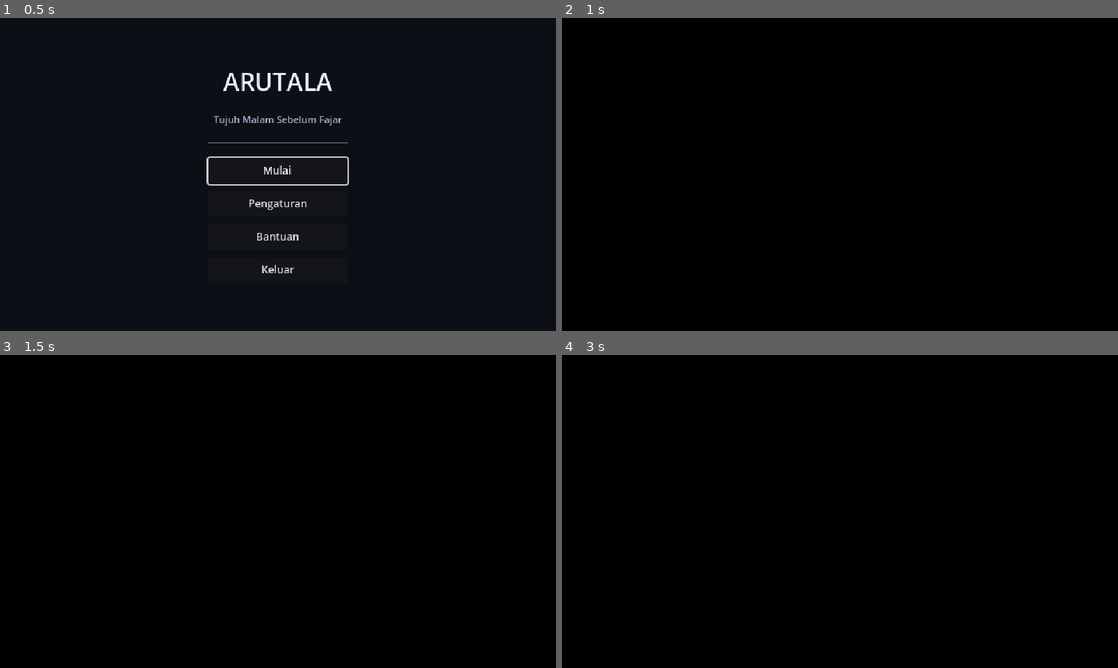
Above: before the commit, frames 1-4 (two rows, left to right).
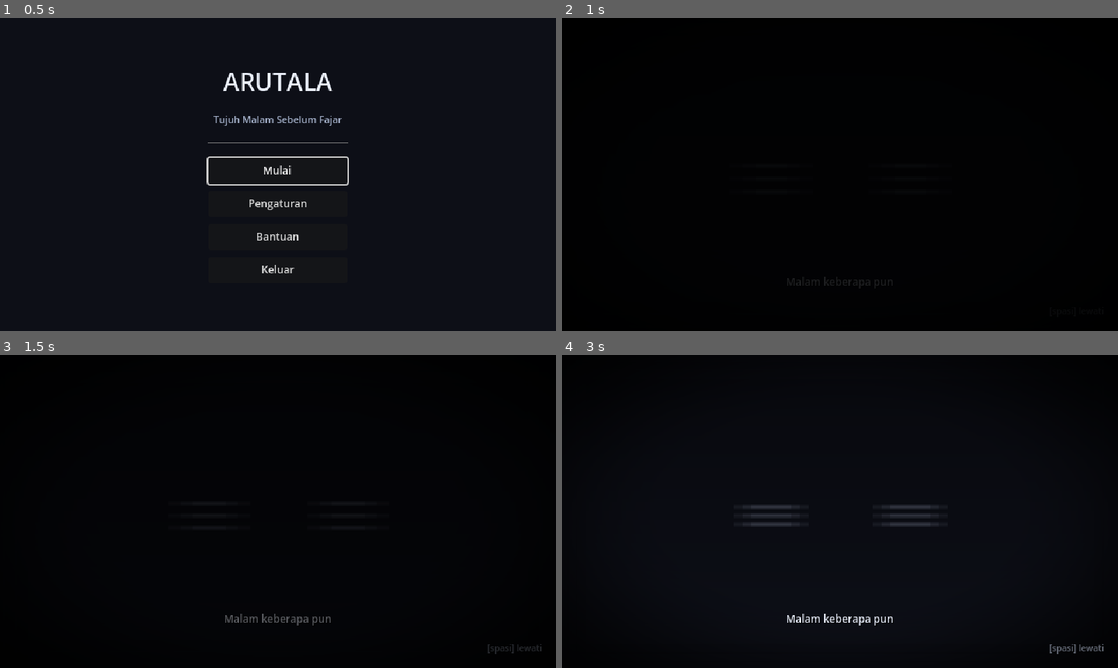
Above: after the commit, the same moments.

Repository: Zenixu/SevenMoons
Game: Godot game, scene res://scenes/main_menu/main_menu.tscn
The game is run twice, just before and just after one commit, with the same random seed, the same clock (stepped at 60 frames per second) and the same inputs.
Inputs:
- Up to frame 1 (0.5 s): no input
- Up to frame 2 (1 s): click "Mulai" at 0.5 s
- Up to frame 3 (1.5 s): tap Enter (ui_accept) at 1.25 s; hold Right (ui_right) from 1.28 s (still down); tap E at 1.35 s
- Up to frame 4 (3 s): tap Enter (ui_accept) at 1.52, 2.27 s; release Right (ui_right) at 2.03 s; hold Down (ui_down) 2.03-2.78 s; tap Space at 2.1 s; hold Right (ui_right) from 2.78 s (still down); tap E at 2.85 s

Frame 1 is identical in both runs. In frame 2, 0.1% of the frame differs, in the area x 40-60%, y 82-87%; in frame 3, 0.3%; in frame 4, 1.7%, in the area x 30-98%, y 47-96%.

Commit message:
fix: intro cutscene benar-benar tampil (tirai hitam memudar) + lantai 5 harus jalan ke tengah lalu cutscene rooftop, pintu kaca pindah ke tengah lorong

Diff:
--- a/data/localization/id.csv
+++ b/data/localization/id.csv
@@ -155,3 +155,7 @@
 CORRIDOR_BALCONY_F5_OTHER,Bukan sekarang. Di lantai ini tidak ada pintu seperti itu.
 CORRIDOR_BALCONY_F5_LOCK,Pintu ini terkunci dari luar. Aku tidak punya alasan untuk membukanya malam ini.
 CORRIDOR_GO_BALCONY,Buka pintu kaca
+CORRIDOR_F5_HINT,Pintu kaca di tengah lorong. Di baliknya, atap gedung.
+CORRIDOR_F5_ROOF_1,Aku berjalan sampai ujung lorong. Di sini tidak ada lagi pintu — hanya kaca.
+CORRIDOR_F5_ROOF_2,Di balik kaca itu, atap gedung terbuka ke langit. Gerimis belum berhenti.
+CORRIDOR_F5_ROOF_3,Tanganku mendorong pintunya sebelum pikiranku sempat menahan.
--- a/scenes/corridor/corridor.tscn
+++ b/scenes/corridor/corridor.tscn
@@ -20,6 +20,9 @@
 
 [sub_resource type="RectangleShape2D" id="RectangleShape2D_inter"]
 size = Vector2(48, 48)
+
+[sub_resource type="RectangleShape2D" id="RectangleShape2D_roof"]
+size = Vector2(120, 110)
 
 [sub_resource type="RectangleShape2D" id="RectangleShape2D_player"]
 size = Vector2(16, 26)
@@ -81,7 +84,7 @@
 shape = SubResource("RectangleShape2D_inter")
 
 [node name="NeighborA" type="Area2D" parent="Interactables"]
-position = Vector2(432, 250)
+position = Vector2(412, 250)
 script = ExtResource("3_inter")
 object_id = "neighbor_a"
 
@@ -89,7 +92,7 @@
 shape = SubResource("RectangleShape2D_inter")
 
 [node name="NeighborB" type="Area2D" parent="Interactables"]
-position = Vector2(632, 250)
+position = Vector2(752, 250)
 script = ExtResource("3_inter")
 object_id = "neighbor_b"
 
@@ -105,7 +108,7 @@
 shape = SubResource("RectangleShape2D_inter")
 
 [node name="BalconyDoor" type="Area2D" parent="Interactables"]
-position = Vector2(1058, 250)
+position = Vector2(580, 250)
 script = ExtResource("3_inter")
 object_id = "balcony_door"
 
@@ -113,13 +116,19 @@
 shape = SubResource("RectangleShape2D_inter")
 
 [node name="Player" type="CharacterBody2D" parent="."]
-position = Vector2(200, 265)
+position = Vector2(150, 268)
 script = ExtResource("4_play")
 
 [node name="Visual" type="AnimatedSprite2D" parent="Player"]
 
 [node name="CollisionShape2D" type="CollisionShape2D" parent="Player"]
 shape = SubResource("RectangleShape2D_player")
+
+[node name="RoofTrigger" type="Area2D" parent="."]
+position = Vector2(580, 250)
+
+[node name="CollisionShape2D" type="CollisionShape2D" parent="RoofTrigger"]
+shape = SubResource("RectangleShape2D_roof")
 
 [node name="UI" type="CanvasLayer" parent="."]
 
--- a/scripts/systems/corridor_controller.gd
+++ b/scripts/systems/corridor_controller.gd
@@ -2,7 +2,10 @@
 ## Pemain keluar dari kamar, berkeliling lorong: pintu tetangga (tidak bisa
 ## dibuka, hanya bisa diketuk), tangga turun (jalan buntu), dan lift untuk
 ## naik lantai satu-satu (3 -> 4 -> 5) dengan dialog tiap lantai.
-## Di lantai 5 ada pintu kaca menuju balkon atap (adegan S04-S06).
+##
+## Lantai 5: pemain keluar lift di ujung kanan, lalu HARUS BERJALAN ke tengah
+## lorong. Saat tiba di pintu kaca atap, barulah cutscene menuju rooftop
+## (adegan S04-S06) dipicu.
 class_name CorridorController
 extends Node2D
 
@@ -13,6 +16,7 @@
 @onready var floor_label: Label = $UI/FloorLabel
 @onready var hint_label: Label = $UI/HintLabel
 @onready var interactables_parent: Node2D = $Interactables
+@onready var roof_trigger: Area2D = $RoofTrigger
 
 @export var auto_start: bool = true
 @export var navigate_scenes: bool = true
@@ -30,8 +34,16 @@
 	5: ["CORRIDOR_F5_ARRIVE", "CORRIDOR_F5_ARRIVE2", "CORRIDOR_F5_ARRIVE3"],
 }
 
+# Cutscene singkat saat tiba di pintu kaca atap (lantai 5)
+const ROOF_CUTSCENE: Array[String] = [
+	"CORRIDOR_F5_ROOF_1",
+	"CORRIDOR_F5_ROOF_2",
+	"CORRIDOR_F5_ROOF_3",
+]
+
 var _floor: int = 3
 var _is_busy: bool = false
+var _roof_entered: bool = false
 
 
 func _ready() -> void:
@@ -49,6 +61,10 @@
 		if child is Interactable:
 			child.player_interacted.connect(_on_object_interacted)
 
+	# Trigger atap hanya aktif di lantai 5
+	roof_trigger.monitoring = (_floor == FLOOR_MAX)
+	roof_trigger.body_entered.connect(_on_roof_trigger_entered)
+
 	if auto_start:
 		_announce_floor()
 
@@ -57,6 +73,7 @@
 func _place_player() -> void:
 	var from_elevator: bool = FlagStore.get_flag("corridor_from_elevator", false)
 	if from_elevator:
+		# Keluar lift di ujung kanan lorong; harus berjalan ke tengah (x~580)
 		player.position = Vector2(880, 268)
 		FlagStore.set_flag("corridor_from_elevator", false)
 	else:
@@ -81,6 +98,11 @@
 			await thought_box.text_completed
 			await get_tree().create_timer(1.3).timeout
 		thought_box.clear()
+
+	# Petunjuk halus khusus lantai 5: dorong pemain berjalan ke tengah
+	if _floor == FLOOR_MAX:
+		hint_label.text = tr("CORRIDOR_F5_HINT")
+		hint_label.visible = true
 
 	player.set_movement_enabled(true)
 
@@ -138,26 +160,55 @@
 	thought_box.clear()
 
 
+## Pintu kaca atap: di lantai 5 hanya menampilkan deskripsi (cutscene dipicu
+## saat pemain berjalan ke tengah). Di lantai lain sekadar catatan.
 func _handle_balcony_door() -> void:
 	if _floor != FLOOR_MAX:
 		await _say("CORRIDOR_BALCONY_F5_OTHER", 0.9)
 		thought_box.clear()
 		return
-	# Lantai 5: tawarkan ke balkon
 	await _say("CORRIDOR_BALCONY_F5_DOOR", 0.9)
-	var opts: Array = [
-		{"text": "CORRIDOR_GO_BALCONY"},
-		{"text": "UI_BACK"},
-	]
-	choice_menu.present_choices(opts, "normal")
-	var idx: int = await choice_menu.choice_made
-	if idx == 0:
-		FlagStore.set_flag("reached_floor5_balcony", true)
-		thought_box.clear()
-		await _go_to(BALCONY_SCENE)
-	else:
-		await _say("CORRIDOR_BALCONY_F5_LOCK", 0.9)
-		thought_box.clear()
+	thought_box.clear()
+
+
+## Berjalan ke tengah lorong di lantai 5 -> cutscene atap -> rooftop.
+func _on_roof_trigger_entered(body: Node2D) -> void:
+	if not body.is_in_group("player"):
+		return
+	if _floor != FLOOR_MAX or _roof_entered or _is_busy:
+		return
+	_roof_entered = true
+	roof_trigger.monitoring = false
+	await _start_rooftop_cutscene()
+
+
+func _start_rooftop_cutscene() -> void:
+	_is_busy = true
+	player.set_movement_enabled(false)
+	hint_label.visible = false
+
+	# Hentikan langkah, hadapkan pemain ke pintu kaca
+	player.velocity = Vector2.ZERO
+
+	# Efek dramatis: vignette menguat + hujan sedikit lebih keras
+	transition_layer.set_vignette(0.45, 1.5)
+	AudioManager.play_rain(1.5)
+
+	await get_tree().create_timer(0.6).timeout
+
+	# Dialog cutscene (beberapa baris, bukan satu-dua kata)
+	for line in ROOF_CUTSCENE:
+		thought_box.display_thought(line)
+		await thought_box.text_completed
+		await get_tree().create_timer(1.5).timeout
+	thought_box.clear()
+
+	FlagStore.set_flag("reached_floor5_balcony", true)
+
+	# Jeda hening, lalu fade ke rooftop
+	await get_tree().create_timer(0.8).timeout
+	_is_busy = false
+	await _go_to(BALCONY_SCENE)
 
 
 func _handle_elevator() -> void:
--- a/scripts/systems/intro_cutscene.gd
+++ b/scripts/systems/intro_cutscene.gd
@@ -56,6 +56,12 @@
 func play_intro() -> void:
 	AudioManager.play_rain(3.0)
 
+	# Layar mulai HITAM TOTAL, lalu perlahan "membuka mata":
+	# tirai hitam memudar sehingga panel pertama (mata terpejam, blur tinggi)
+	# muncul perlahan. Ini inti efek "bangun dari gelap".
+	var open_eyes := create_tween()
+	open_eyes.tween_property(fade_rect, "color:a", 0.0, 2.4)
+
 	for i in PANELS.size():
 		if _skipped:
 			break
--- a/tests/test_corridor.gd
+++ b/tests/test_corridor.gd
@@ -13,7 +13,7 @@
 	await _test_elevator_floor_progression()
 	await _test_neighbor_knock()
 	await _test_stairs_dead_end()
-	await _test_floor5_balcony_door()
+	await _test_floor5_rooftop_flow()
 
 	print("=== SEMUA TEST LORONG LULUS ===")
 	get_tree().quit(0)
@@ -105,43 +105,48 @@
 	print("    Tangga buntu: OK")
 
 
-## Lantai 5: pintu balkon menawarkan pilihan; lantai lain menolak.
-func _test_floor5_balcony_door() -> void:
-	print("  - Menguji pintu balkon lantai 5...")
+## Lantai 5: pemain keluar lift, BERJALAN ke tengah, lalu cutscene rooftop.
+func _test_floor5_rooftop_flow() -> void:
+	print("  - Menguji alur lantai 5: jalan ke tengah -> cutscene rooftop...")
 	var old_speed: float = SettingsManager.text_speed
 	SettingsManager.text_speed = 100.0
 
-	# Lantai 3: pintu balkon tidak membuka
+	# Lantai 3: trigger atap tidak boleh aktif
 	FlagStore.set_flag("corridor_floor", 3)
 	var c3: CorridorController = CORRIDOR_SCENE.instantiate()
 	c3.auto_start = false
 	c3.navigate_scenes = false
 	add_child(c3)
 	await get_tree().process_frame
+	assert(c3.roof_trigger.monitoring == false,
+		"atap: trigger harus mati di lantai 3")
 	await c3._handle_balcony_door()
 	assert(FlagStore.get_flag("reached_floor5_balcony", false) == false,
-		"balkon: tidak boleh terbuka di lantai 3")
+		"atap: tidak boleh terbuka di lantai 3")
 	c3.queue_free()
+	await get_tree().process_frame
 
-	# Lantai 5: pemain memilih "Buka pintu kaca" (opsi 0)
+	# Lantai 5: trigger atap aktif, dan baru memicu saat pemain menyentuhnya
 	FlagStore.set_flag("corridor_floor", 5)
 	FlagStore.set_flag("reached_floor5_balcony", false)
+	FlagStore.set_flag("corridor_seen_5", true)   # lewati intro lantai
+	FlagStore.set_flag("corridor_from_elevator", true)   # baru naik lift
 	var c5: CorridorController = CORRIDOR_SCENE.instantiate()
 	c5.auto_start = false
 	c5.navigate_scenes = false
 	add_child(c5)
 	await get_tree().process_frame
-	c5.choice_menu.visibility_changed.connect(func() -> void:
-		if c5.choice_menu.visible:
-			get_tree().create_timer(0.02).timeout.connect(func() -> void:
-				if is_instance_valid(c5) and c5.choice_menu.visible:
-					c5.choice_menu._on_button_pressed(0)
-			)
-	)
-	await c5._handle_balcony_door()
+	assert(c5.roof_trigger.monitoring == true,
+		"atap: trigger harus aktif di lantai 5")
+	# Pemain muncul di dekat lift (kanan), bukan di tengah
+	assert(c5.player.position.x > 700.0,
+		"atap: pemain lantai 5 harus mulai dekat lift (kanan)")
+	# Jalan ke tengah: pindahkan pemain ke area trigger, lalu picu
+	c5.player.position = Vector2(580, 268)
+	await c5._on_roof_trigger_entered(c5.player)
 	assert(FlagStore.get_flag("reached_floor5_balcony", false) == true,
-		"balkon: lantai 5 harus bisa menuju balkon")
+		"atap: cutscene lantai 5 harus memicu perjalanan ke rooftop")
 	c5.queue_free()
 
 	SettingsManager.text_speed = old_speed
-	print("    Pintu balkon lantai 5: OK")
+	print("    Alur rooftop lantai 5: OK")
--- /dev/null
+++ b/tests/test_intro.gd
@@ -0,0 +1,50 @@
+## Test intro cutscene "bangun" (gaya komik).
+## Memastikan: mulai dari layar hitam, panel muncul (FadeRect memudar),
+## blur berkurang, dan pada akhirnya pindah ke kamar.
+extends Node
+
+const INTRO_SCENE = preload("res://scenes/intro/intro_cutscene.tscn")
+
+
+func _ready() -> void:
+	print("=== TEST: INTRO CUTSCENE (BANGUN) ===")
+	TranslationServer.set_locale("id")
+
+	var intro: IntroCutscene = INTRO_SCENE.instantiate()
+	intro.auto_start = false
+	add_child(intro)
+	await get_tree().process_frame
+
+	# 1. Layar harus mulai HITAM TOTAL
+	assert(intro.fade_rect.color.a == 1.0, "intro: layar harus mulai hitam penuh")
+
+	# 2. Panel pertama ada & teksturnya termuat
+	assert(intro.panel != null, "intro: Panel tidak ada")
+	assert(IntroCutscene.PANELS.size() == 4, "intro: harus ada 4 panel komik")
+
+	# 3. Jalankan intro (dengan text_speed tinggi agar cepat)
+	var old_speed: float = SettingsManager.text_speed
+	SettingsManager.text_speed = 100.0
+
+	var finished: Dictionary = {"ok": false}
+	intro.intro_finished.connect(func() -> void: finished["ok"] = true)
+
+	# Percepat: langsung main, lalu tunggu tirai hitam mulai memudar
+	intro.play_intro()
+	await get_tree().create_timer(0.4).timeout
+	assert(intro.fade_rect.color.a < 1.0,
+		"intro: tirai hitam harus mulai memudar (membuka mata)")
+	assert(intro.panel.texture != null, "intro: panel harus punya tekstur")
+
+	# Tunggu sampai intro selesai
+	var guard := 0
+	while not finished["ok"] and guard < 400:
+		await get_tree().create_timer(0.1).timeout
+		guard += 1
+	assert(finished["ok"] == true, "intro: intro_finished harus dipancarkan")
+
+	SettingsManager.text_speed = old_speed
+	intro.queue_free()
+	print("    Intro cutscene: OK")
+	print("=== SEMUA TEST INTRO LULUS ===")
+	get_tree().quit(0)
--- /dev/null
+++ b/tests/test_intro.tscn
@@ -0,0 +1,6 @@
+[gd_scene load_steps=2 format=3]
+
+[ext_resource type="Script" path="res://tests/test_intro.gd" id="1"]
+
+[node name="TestIntro" type="Node"]
+script = ExtResource("1")
Binary file changed: assets/art/corridor_bg.png
Binary file changed: data/localization/id.id.translation
Not shown: 1 places in scenes/corridor/corridor.tscn that only renumber resources
Not shown, added: tests/test_intro.gd.uid
Not shown, changed: scripts/gen_art_v2.py
